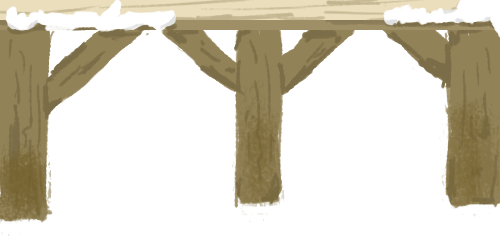
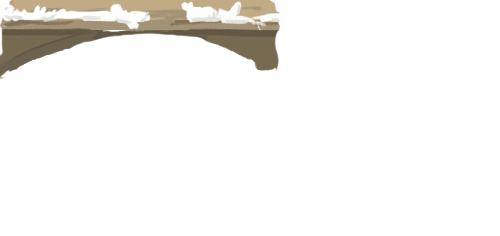
Layers edited between the first and the second 500×236 image:
added layer "Layer 3" above "Layer 2" over [0,0,280,80]
hid "Layer 1", painted on it over [0,0,500,236]
